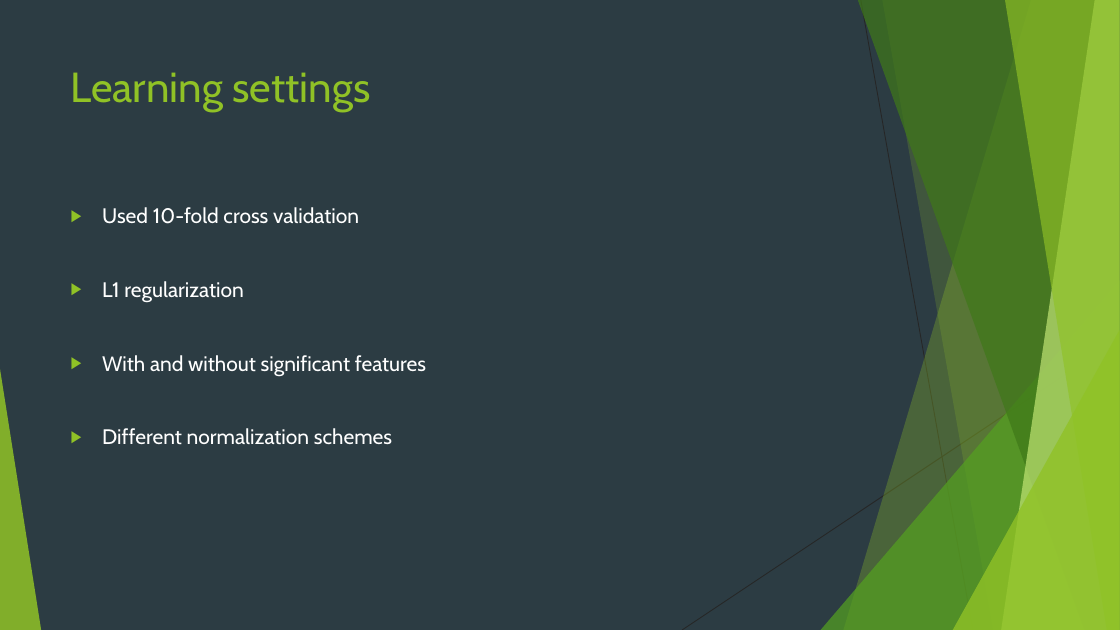
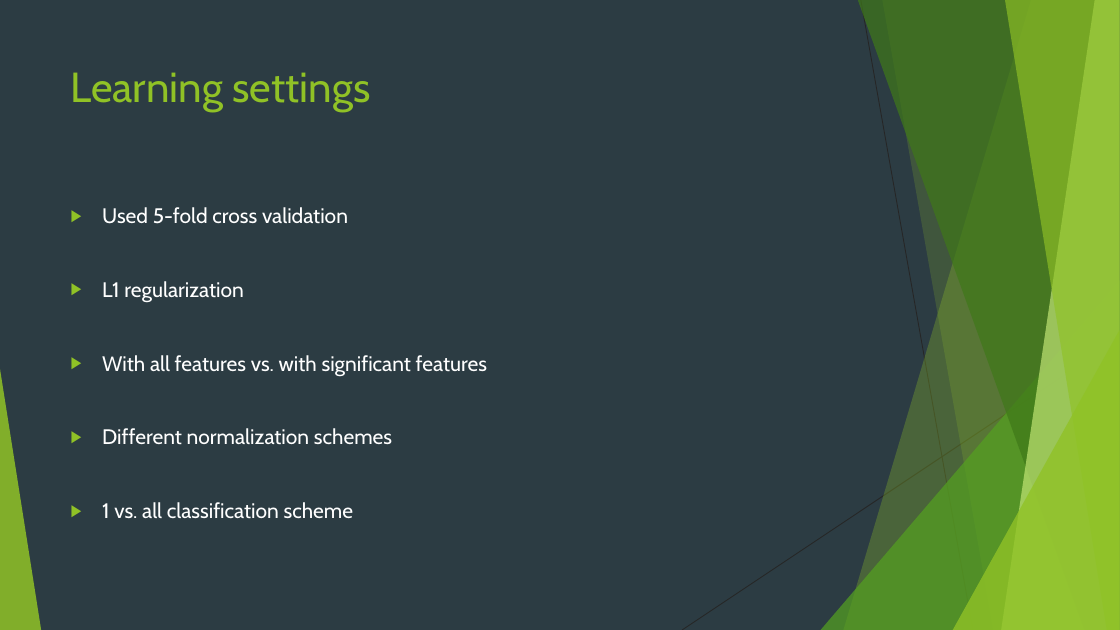
Before and after one commit to nowei/leukemia-classification, a slide deck: slide 13 of Leukemia Detection.pptx. Drawn at 1120x630 pixels with LibreOffice and Linux fonts; fonts in the diff are those of the drawing. Boxes give left, top, right and bottom in pixels: in the first picture for what was removed or moved away, otherwise in the second. Text is boxed around its words. In the diff, an @@ line names an element or a change of style, - is before the commit and + after.

```diff
--- a/Leukemia Detection.pptx
+++ b/Leukemia Detection.pptx
@@ text at [102, 207, 348, 224]: text changed @@
-▶ Used 10-fold cross validation
+▶ Used 5-fold cross validation
@@ text at [102, 355, 487, 377]: text changed @@
-▶ With and without significant features
+▶ With all features vs. with significant features
@@ text at [102, 502, 354, 519]: paragraph added @@
+▶ 1 vs. all classification scheme
```
Also in this commit, not shown: 13 other slides changed, 10 slides added, 6 slides removed, 15 other files.
